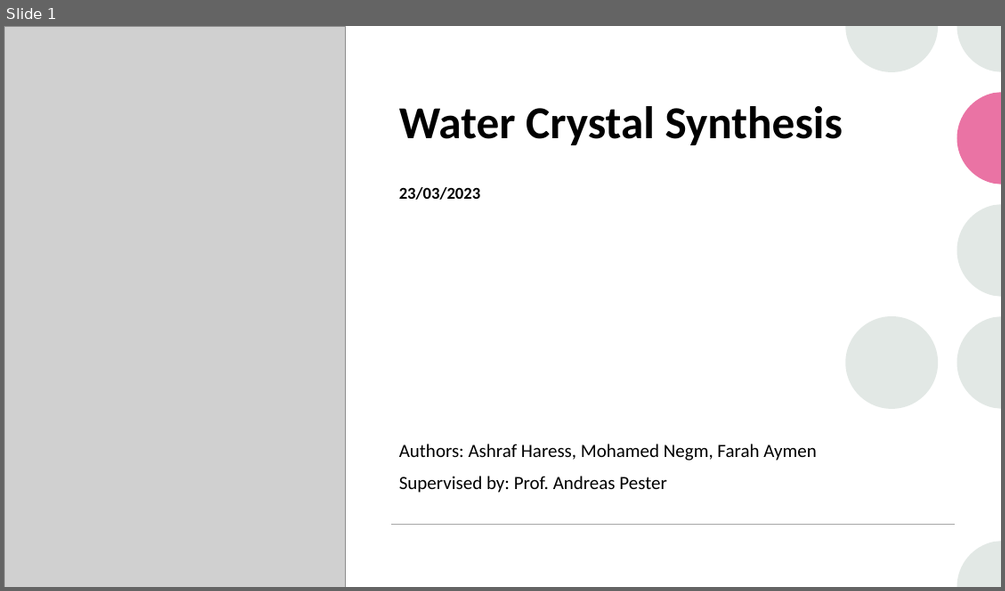
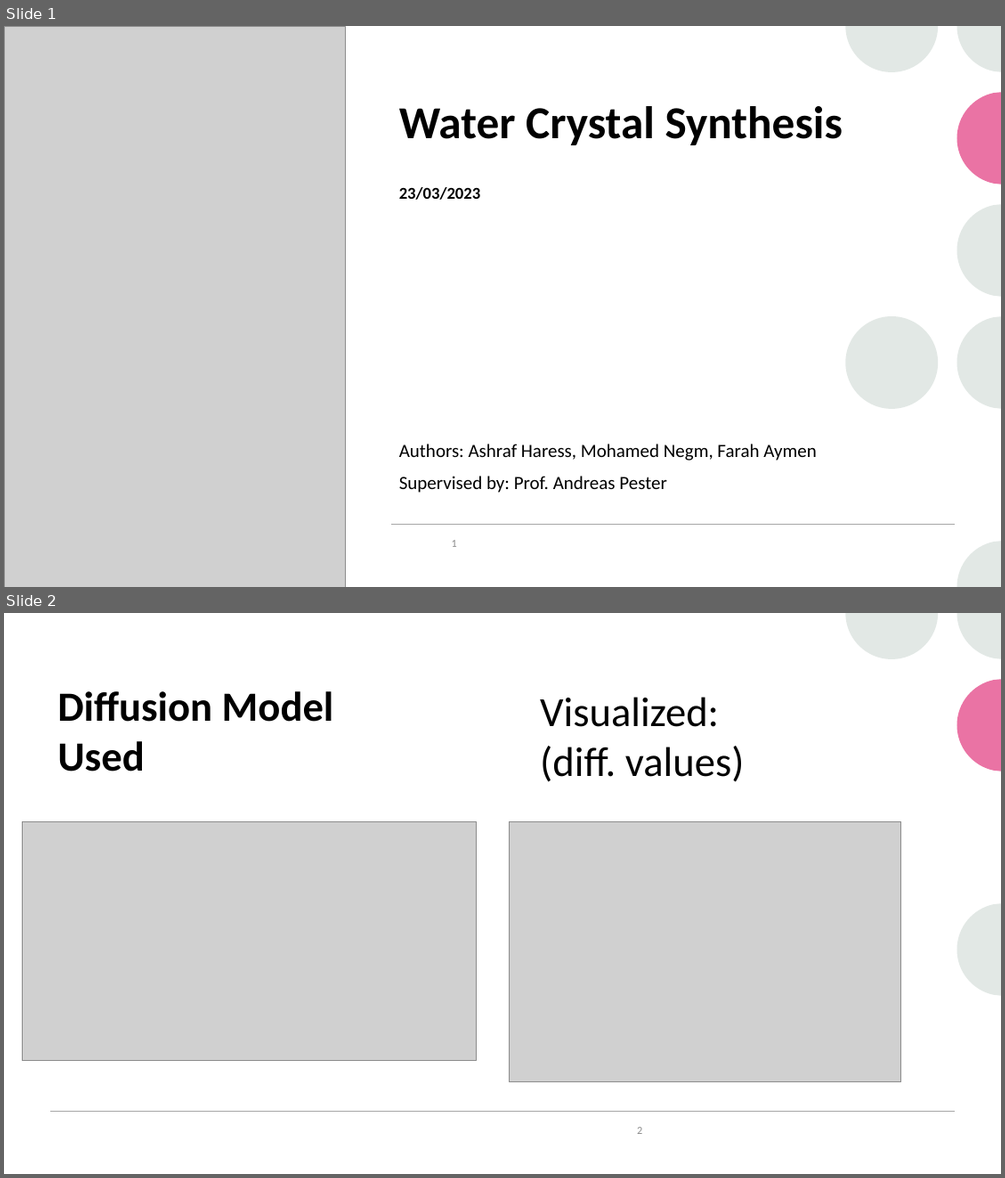
Before and after one commit to OdyAsh/dl-water-crystals-synthesis-super-resolution, a slide deck: project_info/water_crystal_synthesis_v1.pptx. Shown one above the other, each under a label of ours: slide 1 before the commit, slides 1 and 2 after it. The pictures are 1005x591 and 1005x1178 pixels, drawn with LibreOffice and Linux fonts; fonts in the diff are those of the drawing; grey boxes stand for pictures. Boxes give left, top, right and bottom in pixels: in the first picture for what was removed or moved away, otherwise in the second. Text is boxed around its words. In the diff, an @@ line names an element or a change of style, - is before the commit and + after.

```diff
--- a/project_info/water_crystal_synthesis_v1.pptx
+++ b/project_info/water_crystal_synthesis_v1.pptx
@@ slide 2 added at (4, 613, 1001, 1174), background #FFFFFF; not listed: 1 template element that a slide beside it also shows @@
@@ rectangle added at (4, 613, 1001, 1174), fill #FFFFFF @@
@@ group added at (845, 613, 1001, 995): 4 freeform shapes @@
@@ group added at (734, 613, 1001, 1174): 7 freeform shapes @@
@@ title added at (57, 691, 334, 771), 40 pt, text #000000, bold @@
+Diffusion Model Used
@@ text added at (540, 697, 744, 782), 40 pt, text #000000 @@
+Visualized:
+(diff. values)
@@ picture added at (22, 821, 477, 1060) @@
@@ picture added at (510, 821, 901, 1082) @@
@@ line added from (50, 1111) to (955, 1111), #A6A6A6 1 pt @@
@@ page number added at (637, 1127, 642, 1134), 10.5 pt, text #8C8C8C @@
+2
@@ slide 1 changed as well @@
@@ page number added at (452, 540, 457, 547), 10.5 pt, text #8C8C8C @@
+1
```
Also in this commit, not shown: 6 other slides added, 1 slide removed, 2 other files.
